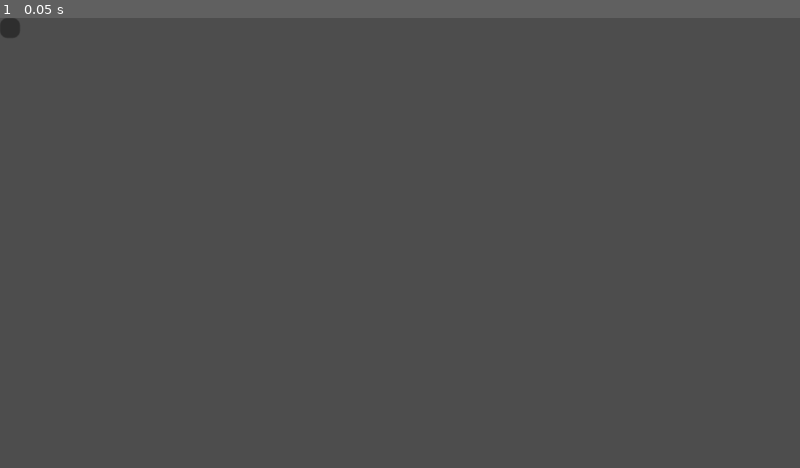
Above: before the commit, frame 1.
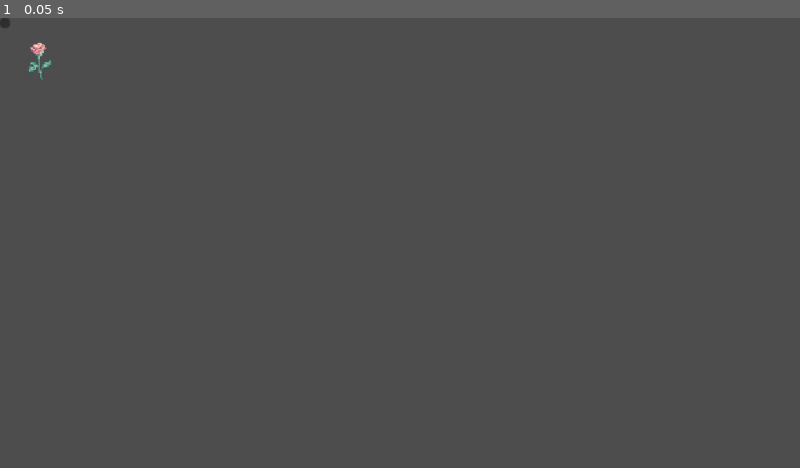
Above: after the commit, the same moment.

Repository: GoodGuyNoone/comfy-jam-spring-2026
Game: Godot game, scene res://scenes/main.tscn
Two runs of this game, one before a commit and one after it. Both use one fixed random seed, a clock stepped at 60 frames per second and the inputs below.
Inputs:
- Up to frame 1 (0.05 s): no input

The runs differ from the first frame. In frame 1, 0.2% of the frame differs, in the area x 0-7%, y 0-14%.

Commit message:
small fix

Diff:
--- a/project.godot
+++ b/project.godot
@@ -17,8 +17,12 @@
 
 [display]
 
-window/size/viewport_width=320
-window/size/viewport_height=180
+window/size/viewport_width=640
+window/size/viewport_height=360
+window/size/borderless=true
+window/size/maximize_disabled=true
+window/size/window_width_override=1280
+window/size/window_height_override=720
 window/stretch/mode="canvas_items"
 
 [physics]
--- a/scenes/main.tscn
+++ b/scenes/main.tscn
@@ -1,14 +1,19 @@
 [gd_scene format=3 uid="uid://c77pklvidmtbi"]
+
+[ext_resource type="PackedScene" uid="uid://c6m51ugl7vqsq" path="res://scenes/Flower.tscn" id="1_o5qli"]
+[ext_resource type="Texture2D" uid="uid://s3dgee5vtutx" path="res://assets/aseprite/flowers/Rose.png" id="2_0wfyh"]
 
 [node name="Main" type="Node2D" unique_id=1415871271]
 
 [node name="FlowerStand" type="Node2D" parent="." unique_id=707425049]
 
-[node name="Flower_01" type="Area2D" parent="FlowerStand" unique_id=1741728276]
+[node name="Flower2" parent="FlowerStand" unique_id=1026794971 instance=ExtResource("1_o5qli")]
+position = Vector2(236.58212, 142.62534)
 
-[node name="Sprite2D" type="Sprite2D" parent="FlowerStand/Flower_01" unique_id=1133879974]
-
-[node name="CollisionShape2D" type="CollisionShape2D" parent="FlowerStand/Flower_01" unique_id=530228433]
+[node name="Flower" parent="FlowerStand" unique_id=1067509154 instance=ExtResource("1_o5qli")]
+position = Vector2(32, 50)
+flower_id = "rose"
+texture = ExtResource("2_0wfyh")
 
 [node name="Vase" type="Node2D" parent="." unique_id=936332133]
 
--- a/scripts/flower.gd
+++ b/scripts/flower.gd
@@ -10,7 +10,7 @@
 func _ready() -> void:
     sprite.texture = texture
 
-func _input_event(viewport: Viewport, event: InputEvent, shape_idx: int) -> void:
+func _input_event(viewport, event, shape_idx) -> void:
     if event is InputEventMouseButton and event.pressed and event.button_index ==MOUSE_BUTTON_LEFT:
         picked.emit(flower_id)
-        print($"emits flower_id: ", flower_id)
+        print("emits flower_id: %s" % flower_id)
